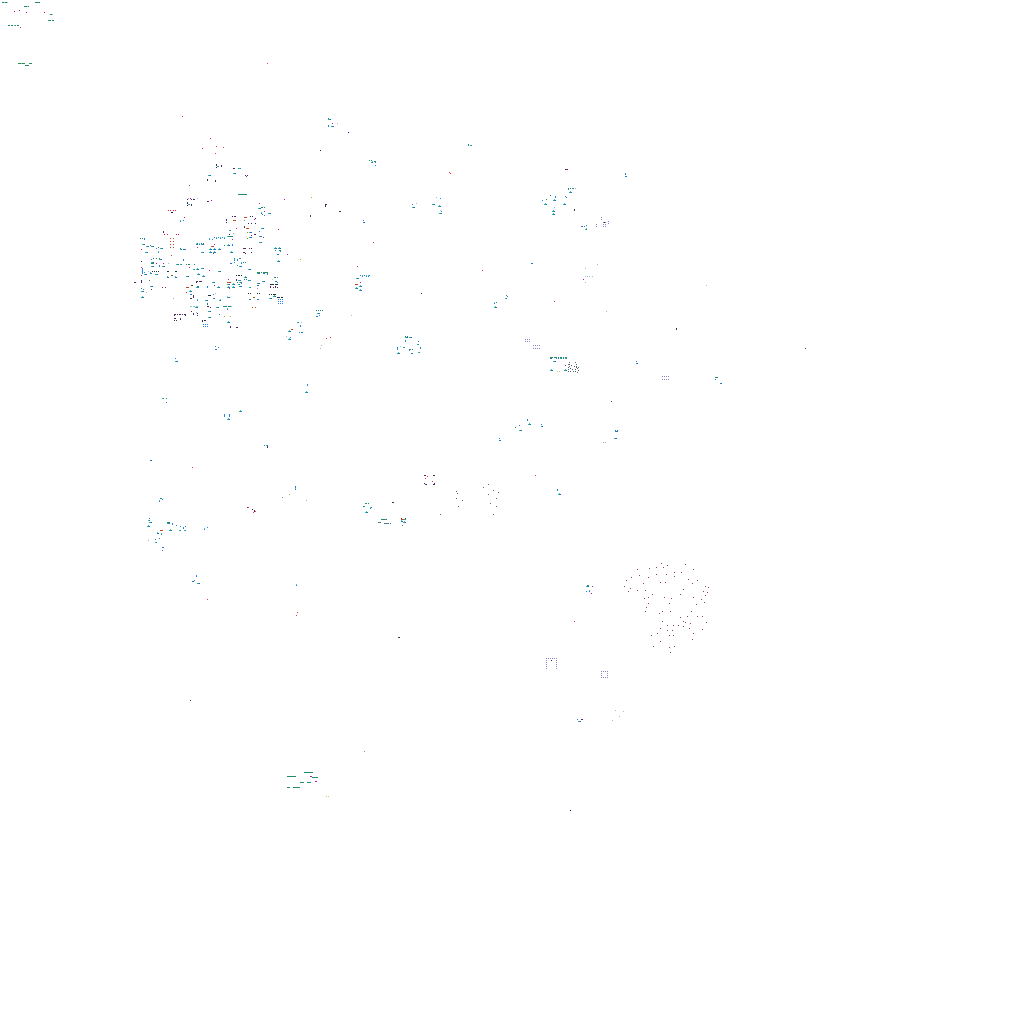
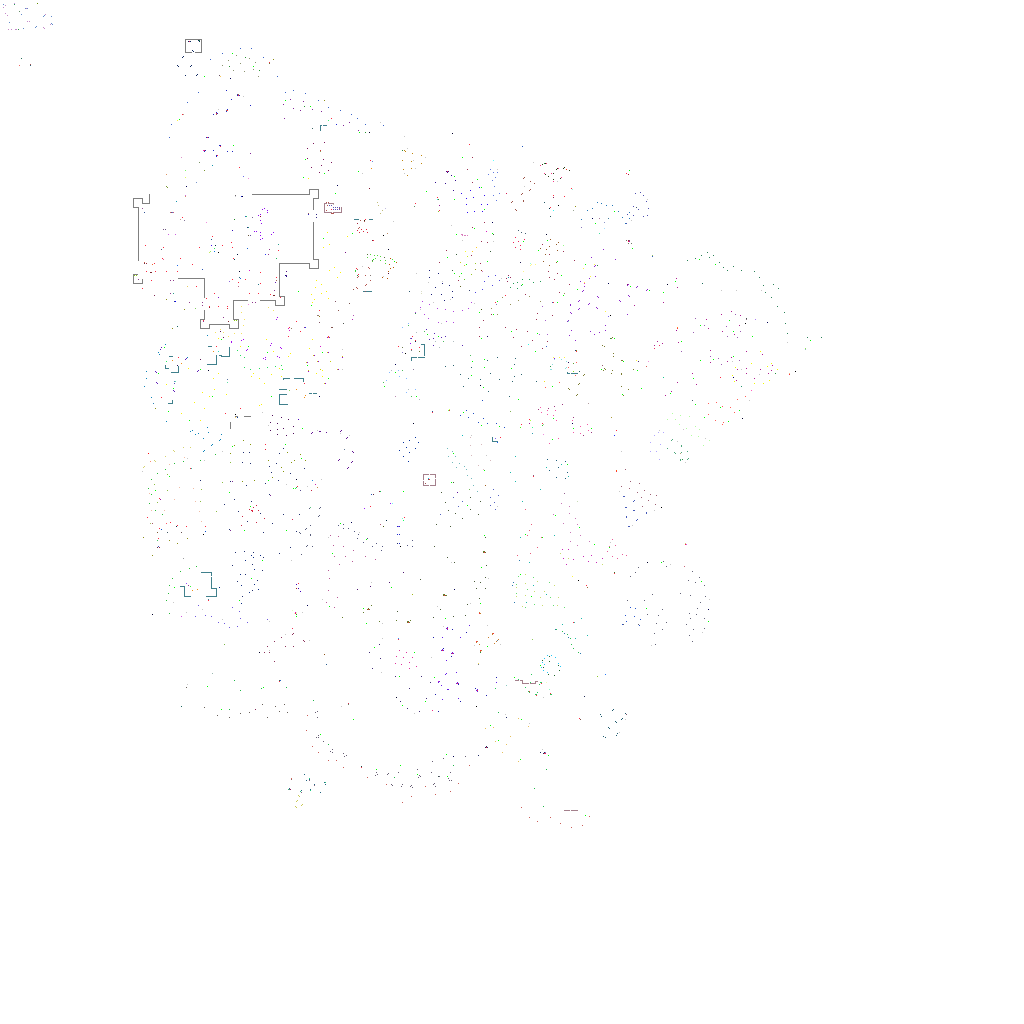
Before/after of a (1024, 1024) layered artwork. What changed in the layer stack:
showed "stuff", painted on it over [3,3,822,828]
hid "doodads", painted on it over [2,2,806,811]
